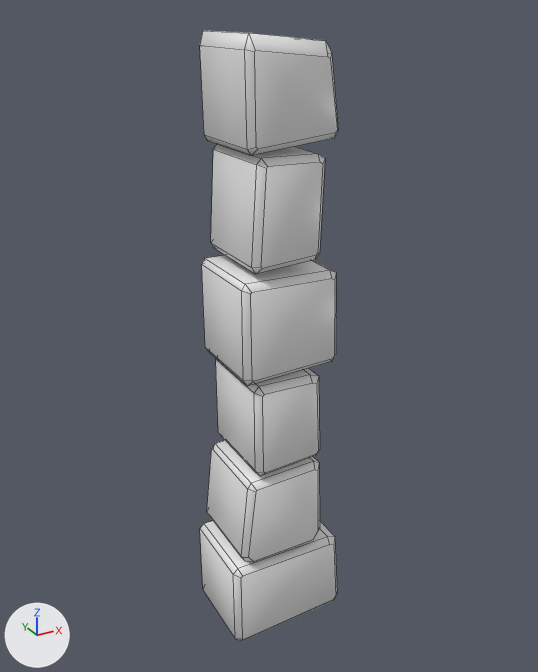
What one commit did to the FBX model Assets/Models/ExteriorHouse/ExteriorHouse_ModelFBX_HousePillar_1.fbx.
Both versions are drawn from a camera (50 mm lens) standing at (-1.95, -3.39, 3.51) and looking at (-0.06, 0.05, 1.79). The lights are fixed; the arrows at lower left show +X, +Y and +Z. The older version comes first. Mesh edges are drawn as thin lines. Where no turn or scale is listed for an object, it has been applied to the vertices.

Before the edit, the objects in view are built like this:
```python
me_plane_005 = bpy.data.meshes.new('Plane.005')
me_plane_005.from_pydata(...)  # 192 vertices, 153 faces; spans x -0.46..0.3, y -0.27..0.27, z -0.09..3.42
me_plane_005.materials.append(mat_entrancegoodtexture)  # white #e7e7e7
# before: 128 (0.07, 0.27, 2.82), 129 (0.1, 0.25, 2.84), 130 (0.05, 0.27, 2.83), 131 (0.06, 0.25, 2.86), 140 (-0.25, 0.27, 2.84)
# before: 141 (-0.26, 0.25, 2.87) at pixel (217, 143), 142 (-0.26, 0.27, 2.83), 143 (-0.28, 0.25, 2.84) at pixel (213, 149), 144 (0.05, -0.27, 2.83) at pixel (320, 162), 145 (0.06, -0.24, 2.86) at pixel (318, 153)
# before: 146 (0.1, -0.24, 2.84) at pixel (325, 157), 147 (0.06, -0.27, 2.82) at pixel (322, 163), 156 (-0.25, -0.27, 2.82) at pixel (266, 168), 157 (-0.28, -0.24, 2.84) at pixel (256, 164), 158 (-0.26, -0.24, 2.87) at pixel (261, 158)
# before: 159 (-0.25, -0.27, 2.83) at pixel (267, 166)
ob_exteriorhouse_housepillar = bpy.data.objects.new('ExteriorHouse_HousePillar', me_plane_005)
ob_exteriorhouse_housepillar.location = (0.0, 0.0, 0.0)
```
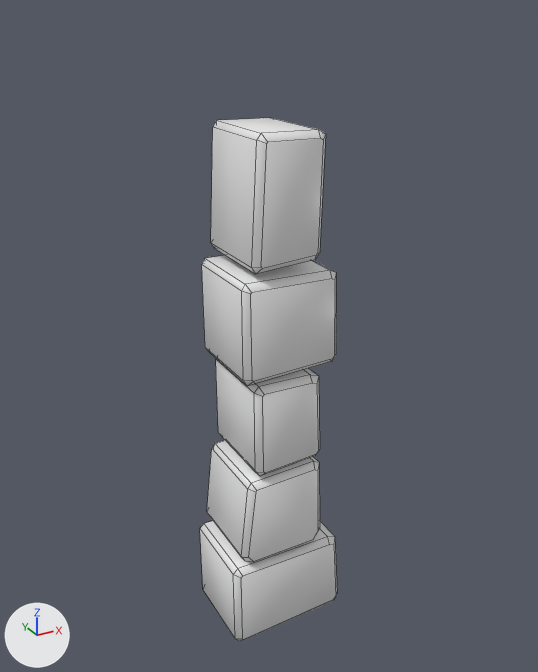
The change, as a diff of the scene's bpy script:
```diff
--- a/Assets/Models/ExteriorHouse/ExteriorHouse_ModelFBX_HousePillar_1.fbx.py
+++ b/Assets/Models/ExteriorHouse/ExteriorHouse_ModelFBX_HousePillar_1.fbx.py
@@ me_plane_005 @@
 # used by ob_exteriorhouse_housepillar; location = (0.0, 0.0, 0.0)
 # verts and faces of me_plane_005; kept vertices keep their numbers, new ones are numbered from 192
-me_plane_005.from_pydata(...)  # 192 vertices, 153 faces; spans x -0.46..0.3, y -0.27..0.27, z -0.09..3.42
+me_plane_005.from_pydata(...)  # 160 vertices, 127 faces; spans x -0.46..0.3, y -0.27..0.27, z -0.09..2.98
+# me_plane_005 part 1: the loose piece of 32 vertices spanning x -0.34..0.17, y -0.27..0.27, z 2.88..3.42 is deleted
+# me_plane_005 part 2
+for i in [*range(128, 132), 145, 146, 156, 159]: verts[i] += (0.0, 0.0, 0.12)
+for i in [*range(140, 145), 147, 157, 158]: verts[i] += (0.0, 0.0, 0.11)
 me_plane_005.materials.append(mat_entrancegoodtexture)
```

What differs and where, as boxes [x1, y1, x2, y2] in the pictures (538 x 672 px; the box of a moved part takes in the faces that stretch with it):
'ExteriorHouse_HousePillar', reshaped (14% shorter)
    before: [200, 30, 338, 641]
    after: [200, 118, 337, 641]
part 1 of me_plane_005, deleted
    before: [200, 30, 338, 156]
part 2 of me_plane_005, moved or reshaped
    before: [211, 144, 325, 269]
    after: [211, 118, 326, 269]
